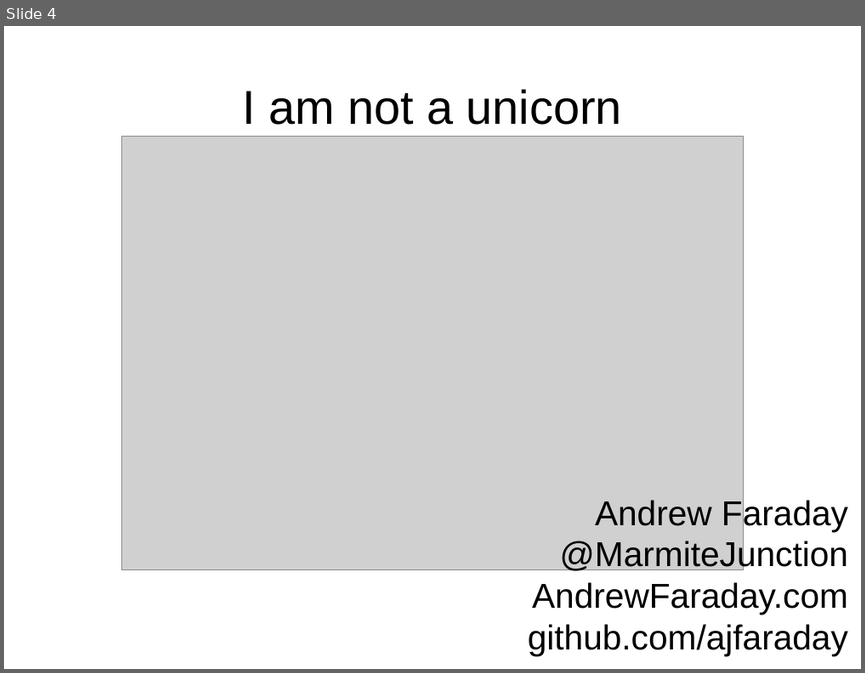
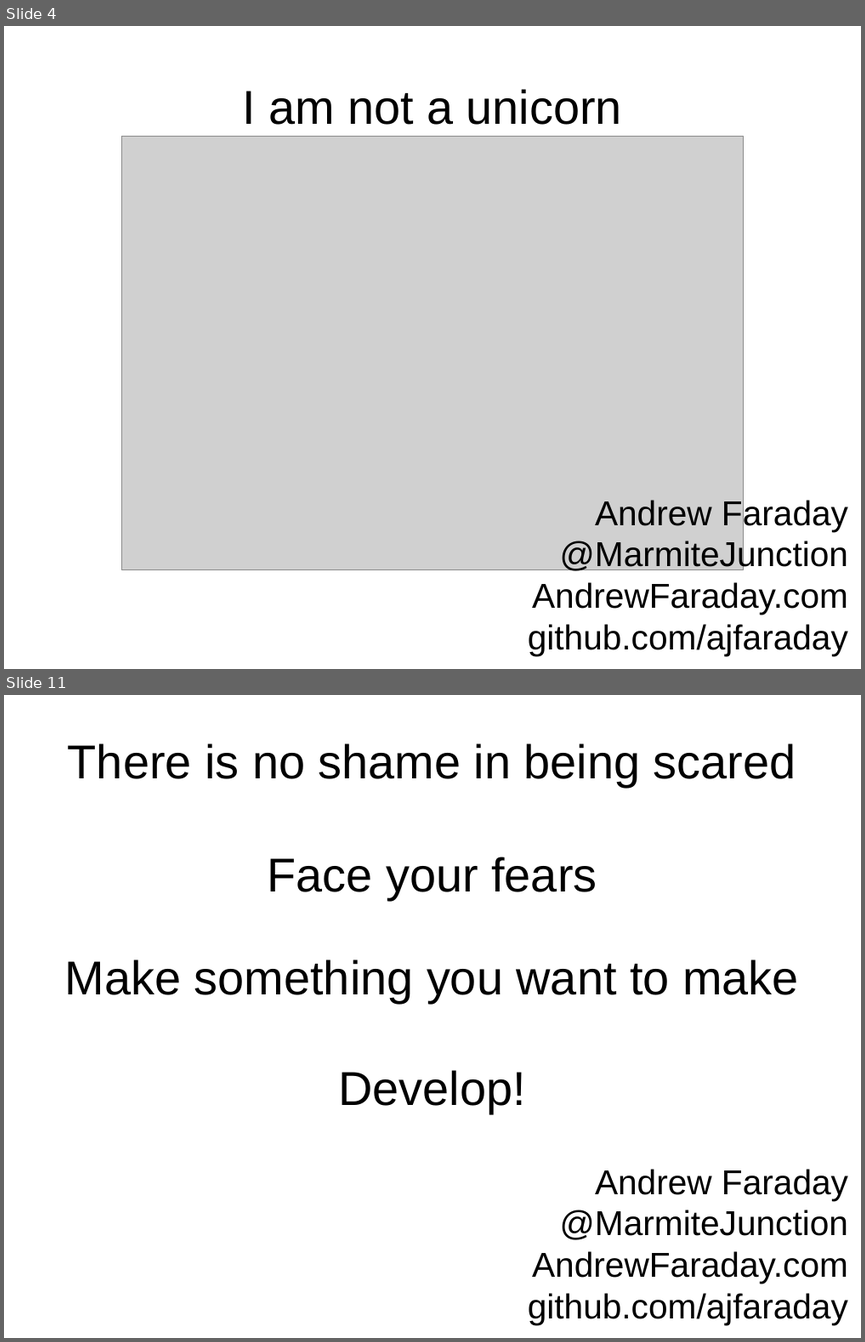
Before and after one commit to AJFaraday/conference-repo, a slide deck: lightning/fear/fear-pres.odp. Shown one above the other, each under a label of ours: slide 4 before the commit, slides 4 and 11 after it; the slides between them are not shown. The pictures are 865x673 and 865x1342 pixels, drawn with LibreOffice and Linux fonts; fonts in the diff are those of the drawing; grey boxes stand for pictures. Boxes give left, top, right and bottom in pixels: in the first picture for what was removed or moved away, otherwise in the second. Text is boxed around its words. In the diff, an @@ line names an element or a change of style, - is before the commit and + after.

```diff
--- a/lightning/fear/fear-pres.odp
+++ b/lightning/fear/fear-pres.odp
@@ slide 11 added at <box>4,695,861,1338</box>, background #FFFFFF @@
@@ title added at <box>68,743,796,787</box>, 44 pt, text #000000 @@
+There is no shame in being scared
@@ title added at <box>268,857,596,900</box>, 44 pt, text #000000 @@
+Face your fears
@@ title added at <box>65,959,799,1003</box>, 44 pt, text #000000 @@
+Make something you want to make
@@ title added at <box>339,1070,526,1112</box>, 44 pt, text #000000 @@
+Develop!
@@ subtitle added at <box>528,1168,848,1325</box>, 32 pt, text #000000 @@
+Andrew Faraday
+@MarmiteJunction
+AndrewFaraday.com
+github.com/ajfaraday
```
Also in this commit, not shown: 1 slide changed, 5 other slides added.
